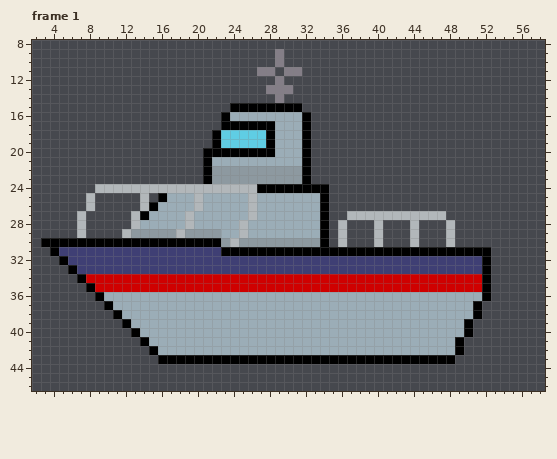
Edited in one commit: pixel-art file (assets/sprites/boat.aseprite). Above: the version before the commit.
64x64 pixels, 1 frame. Shown: frame 1: x 2..58, y 8..46. The commit also changed other frames, which this record leaves out.
Once edited:
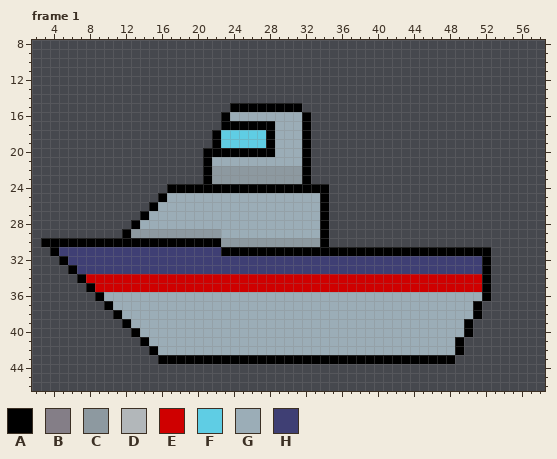
Palette (. is transparent): A #000000  B #847e87  C #8d99a0  D #b2b7ba  E #cf0000  F #5fcde4  G #9badb7  H #3f3f74
From old to new:
layer "Idle" added
layer "Layer 3" removed
layer "Layer 2" removed
--- frame 1
@@ x 25..33 @@
  8 .........
- 9 ....B....
-10 ....B....
-11 ..BB.BB..
-12 ....B....
-13 ...BBB...
-14 ....B....
+ 9 .........
+10 .........
+11 .........
+12 .........
+13 .........
+14 .........
 15 AAAAAAA..
@@ x 2..58 @@
 23 ...................ACCCCCCCCCCA..........................
-24 .......DDDDDDDDDDDDDDDDDDAAAAAAAA........................
-25 ......D.....D.AGGGDGGGGGDGGGGGGGA........................
-26 ......D.....DAGGGGDGGGGGDGGGGGGGA........................
-27 .....D.....DAGGGGDGGGGGGDGGGGGGGA..DDDDDDDDDDD...........
-28 .....D.....DGGGGGDGGGGGDGGGGGGGGA.D...D...D...D..........
-29 .....D....DCCCCCDCCCCGGDGGGGGGGGA.D...D...D...D..........
-30 .AAAAAAAAAAAAAAAAAAAACDCCCCCCCCCA.D...D...D...D..........
+24 ...............AAAAAAAAAAAAAAAAAA........................
+25 ..............AGGGGGGGGGGGGGGGGGA........................
+26 .............AGGGGGGGGGGGGGGGGGGA........................
+27 ............AGGGGGGGGGGGGGGGGGGGA........................
+28 ...........AGGGGGGGGGGGGGGGGGGGGA........................
+29 ..........ACCCCCCCCCCGGGGGGGGGGGA........................
+30 .AAAAAAAAAAAAAAAAAAAACCCCCCCCCCCA........................
 31 ..AHHHHHHHHHHHHHHHHHHAAAAAAAAAAAAAAAAAAAAAAAAAAAAAA......
Changed places in both pictures, as pixel boxes (x1, y1, x2, y2):
erased: (257, 49, 302, 103)
changed: (77, 184, 257, 247)
erased: (338, 211, 455, 247)
